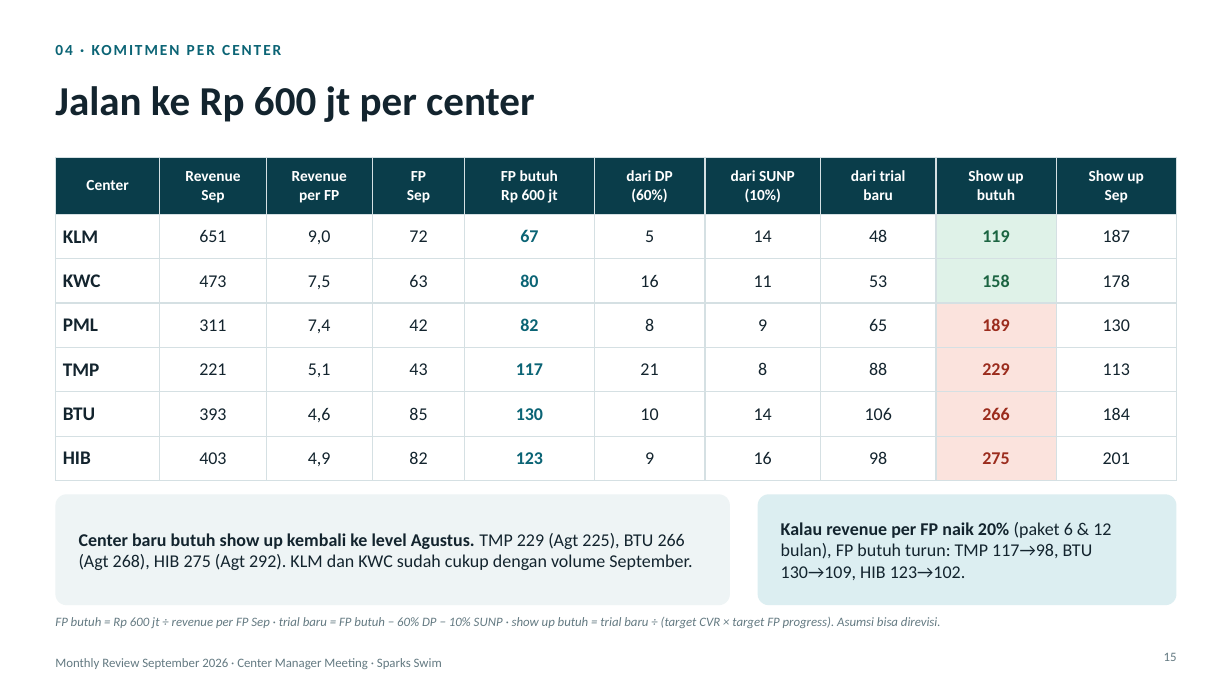
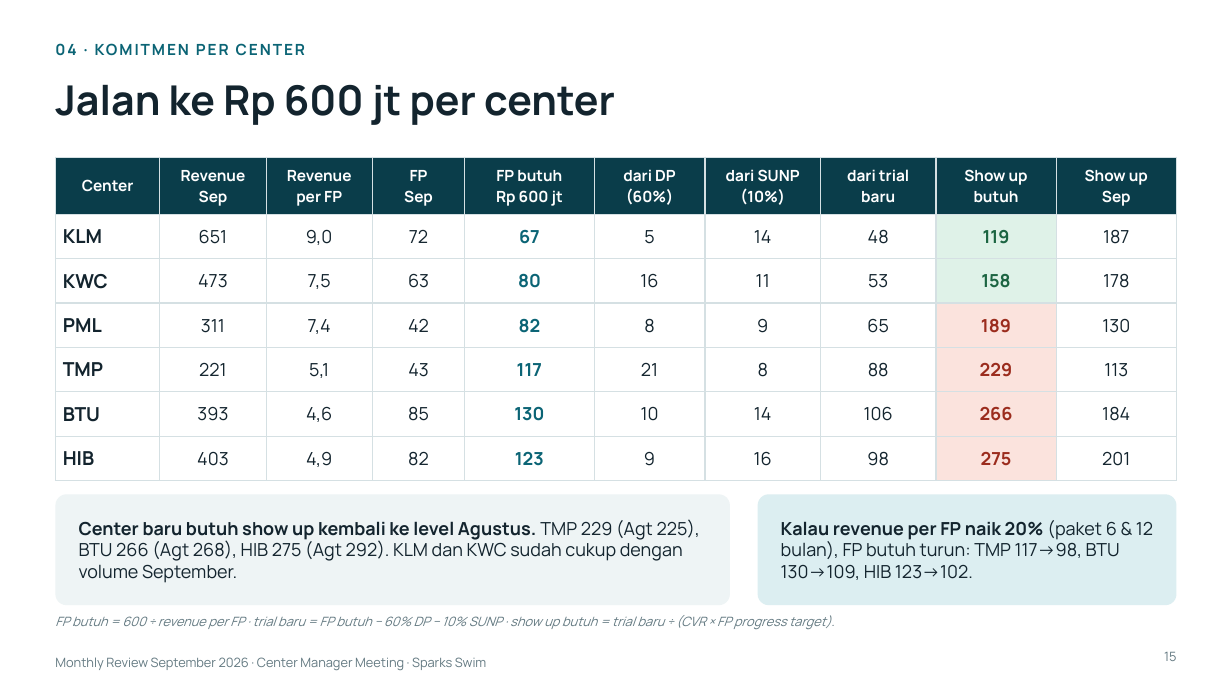
Before and after one commit to mrifqidata-code/Dashboard, a slide deck: slide 15 of monthly-review/Monthly_Review_September_2026_CM.pptx. Drawn at 1232x693 pixels with LibreOffice and Linux fonts; fonts in the diff are those of the drawing. Boxes give left, top, right and bottom in pixels: in the first picture for what was removed or moved away, otherwise in the second. Text is boxed around its words. In the diff, an @@ line names an element or a change of style, - is before the commit and + after.

```diff
--- a/monthly-review/Monthly_Review_September_2026_CM.pptx
+++ b/monthly-review/Monthly_Review_September_2026_CM.pptx
@@ table at (x1=55, y1=157, x2=1177, y2=471) @@
@@ font Calibri to Manrope @@
@@ text at (x1=55, y1=615, x2=834, y2=629): text changed; font Calibri to Manrope @@
-FP butuh = Rp 600 jt ÷ revenue per FP Sep · trial baru = FP butuh − 60% DP − 10% SUNP · show up butuh = trial baru ÷ (target CVR × target FP progress). Asumsi bisa direvisi.
+FP butuh = 600 ÷ revenue per FP · trial baru = FP butuh − 60% DP − 10% SUNP · show up butuh = trial baru ÷ (CVR × FP progress target).
@@ font Calibri to Manrope in 6 elements at (x1=55, y1=35, x2=1177, y2=63), (x1=55, y1=84, x2=615, y2=125), (x1=79, y1=519, x2=700, y2=583), (x1=781, y1=520, x2=1153, y2=580), (x1=1164, y1=652, x2=1176, y2=661), (x1=55, y1=657, x2=487, y2=670) @@
```
Also in this commit, not shown: 23 other slides changed, 2 other files.
